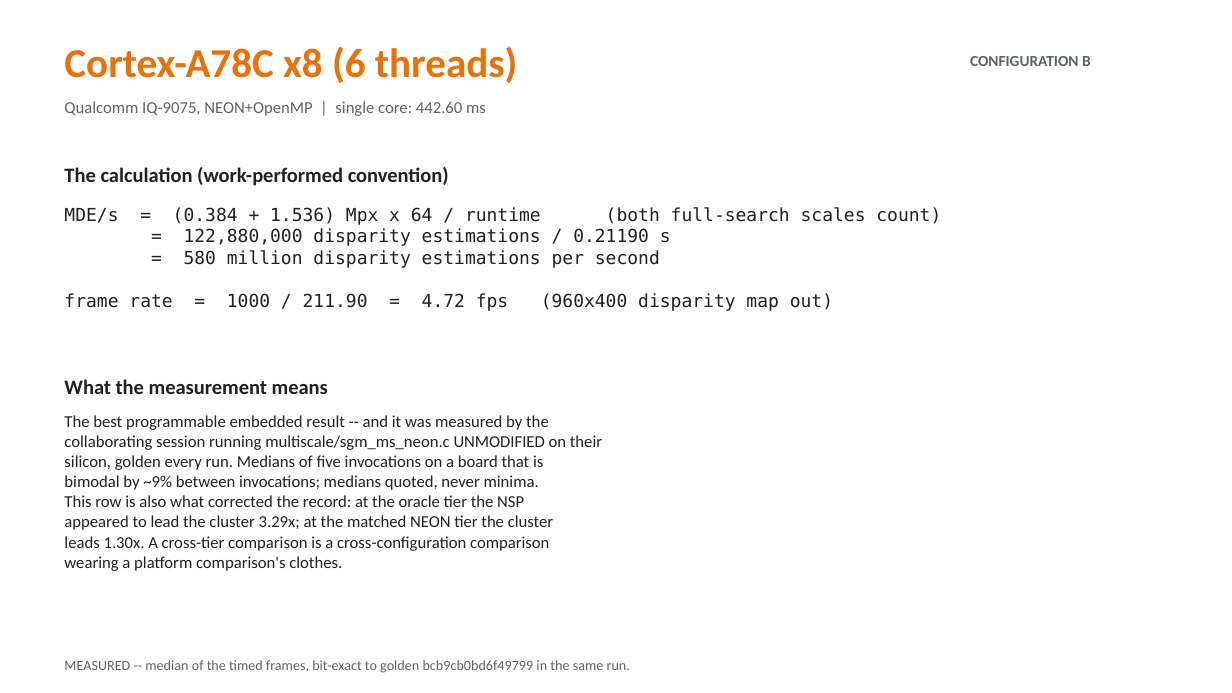
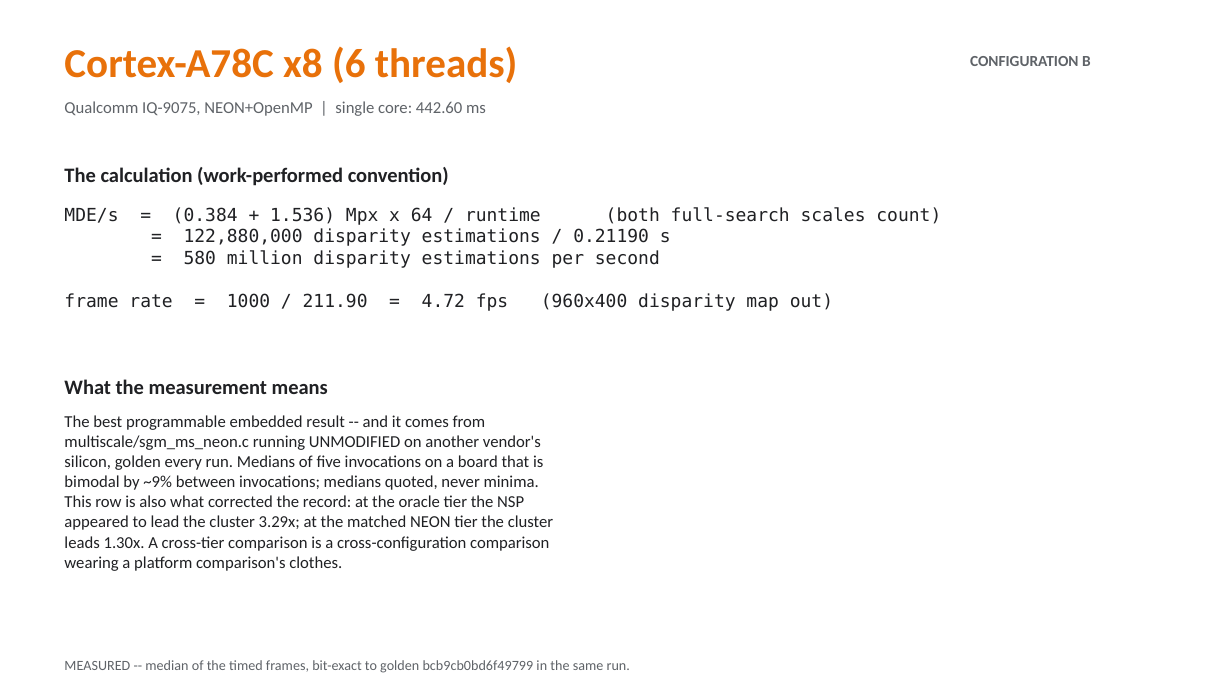
Before and after one commit to kylefoxaustin/sgm-bench, a slide deck: slide 25 of docs/sgm-results.pptx. Drawn at 1232x693 pixels with LibreOffice and Linux fonts; fonts in the diff are those of the drawing. Boxes give left, top, right and bottom in pixels: in the first picture for what was removed or moved away, otherwise in the second. Text is boxed around its words. In the diff, an @@ line names an element or a change of style, - is before the commit and + after.

Commit message:
single authorship: drop the separate-contributor framing throughout
Every 'contributed by...', 'not my work' and 'credited as theirs' line is
gone, along with sixteen references to a separate session in REPORT.md and
five more in the harness, the gitignore, the scripts and the deck generator.
The HVX kernels and the column-major experiment are simply part of the work,
and THIRD-PARTY.md now says so: the Middlebury figure is the ONLY third-party
material in the repository.

Two claims were deliberately NOT rewritten into first person, because doing
so would have made them false as well as weaker -- you cannot independently
reproduce your own result. The A78C bwmon cell and the real-imagery accuracy
trio are still described as independently reproduced, on separate hardware,
by measurements this project did not run. The actor is no longer named; the
independence is what carries the evidence, so it stays.

```diff
--- a/docs/sgm-results.pptx
+++ b/docs/sgm-results.pptx
@@ text at (x1=64, y1=415, x2=541, y2=450): text changed @@
-The best programmable embedded result -- and it was measured by the
-collaborating session running multiscale/sgm_ms_neon.c UNMODIFIED on their
+The best programmable embedded result -- and it comes from
+multiscale/sgm_ms_neon.c running UNMODIFIED on another vendor's
```
Also in this commit, not shown: 1 other slide changed, 9 other files.
